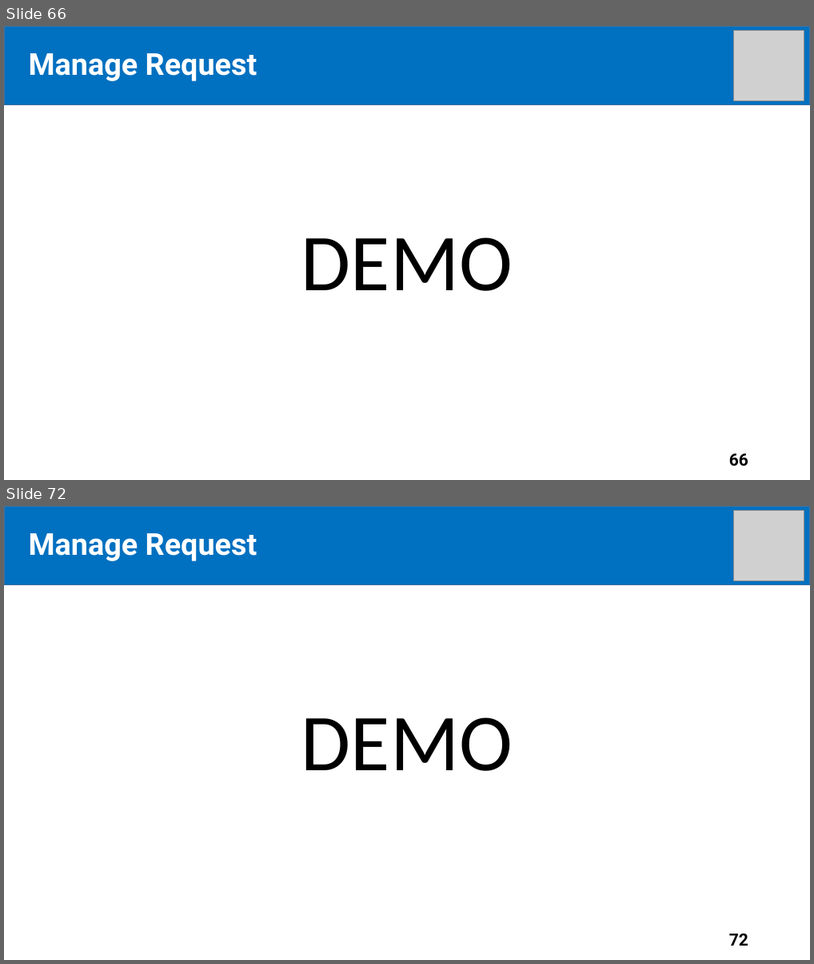
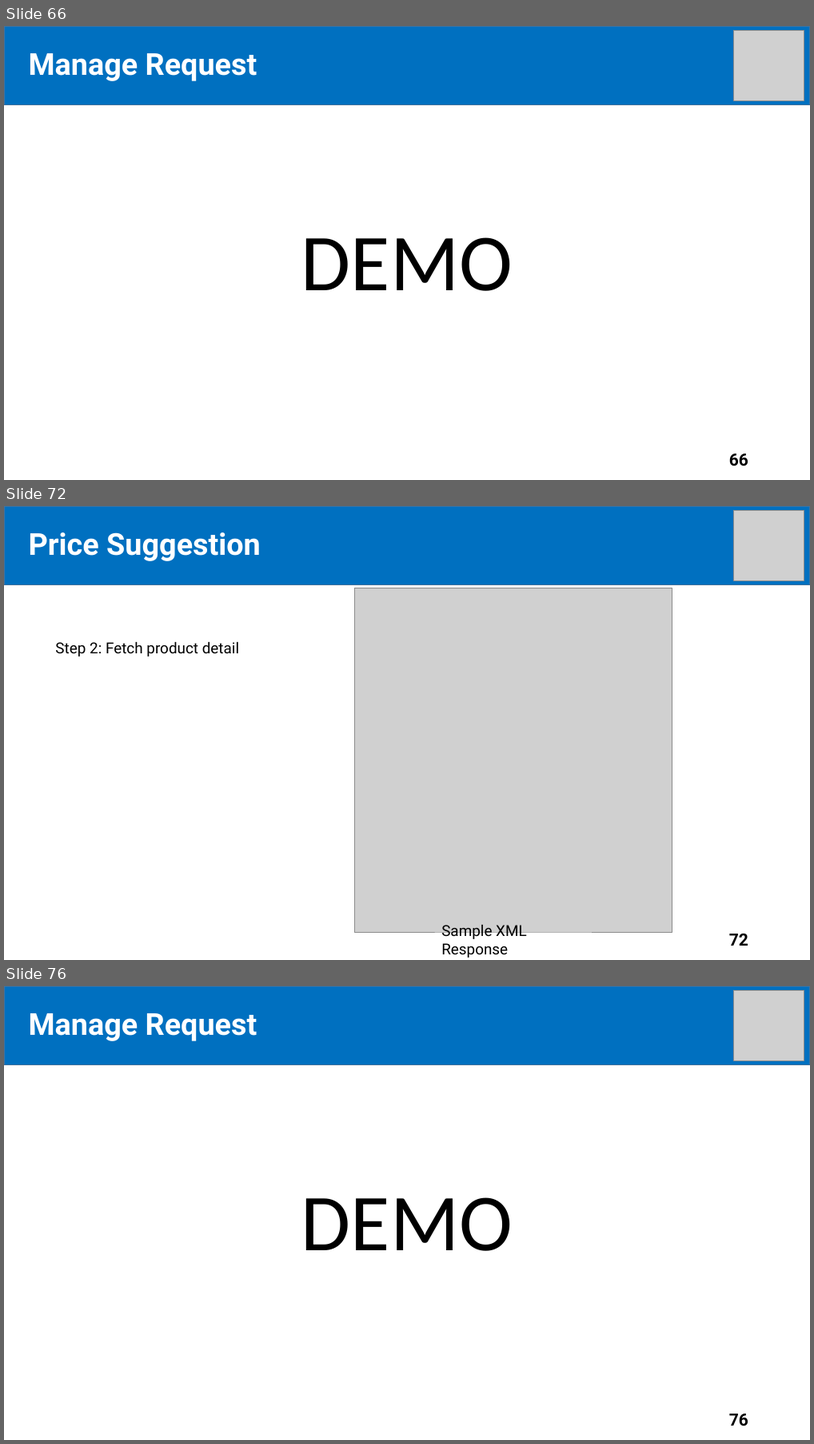
Before and after one commit to tiendan3108/CP, a slide deck: Source/Presentation/PreFinalPresentation.pptx. Shown one above the other, each under a label of ours: slides 66 and 72 before the commit, slides 66, 72 and 76 after it; the slides between them are not shown. The pictures are 814x964 and 814x1444 pixels, drawn with LibreOffice and Linux fonts; fonts in the diff are those of the drawing; grey boxes stand for pictures. Boxes give left, top, right and bottom in pixels: in the first picture for what was removed or moved away, otherwise in the second. Text is boxed around its words. In the diff, an @@ line names an element or a change of style, - is before the commit and + after.

```diff
--- a/Source/Presentation/PreFinalPresentation.pptx
+++ b/Source/Presentation/PreFinalPresentation.pptx
@@ slide 72 added at bbox=[4, 506, 810, 960], background #FFFFFF @@
@@ rectangle added at bbox=[4, 506, 810, 584], fill #0070C0, outline #43739E 1 pt @@
@@ picture added at bbox=[734, 510, 804, 580] @@
@@ text added at bbox=[29, 532, 261, 561], 36 pt, text #FFFFFF, bold @@
+Price Suggestion
@@ title added at bbox=[50, 536, 170, 561], 44 pt, text #FFFFFF, bold @@
+Outline
@@ picture added at bbox=[355, 588, 673, 932] @@
@@ text added at bbox=[55, 641, 239, 656], 18 pt, text #000000 @@
+Step 2: Fetch product detail
@@ text added at bbox=[442, 924, 526, 957], 18 pt, text #000000 @@
+Sample XML Response
@@ page number added at bbox=[730, 933, 749, 945], 20 pt, text #000000, bold @@
+72
@@ what was slide 72 is now slide 76 @@
@@ page number at bbox=[730, 1413, 749, 1426]: text changed @@
-72
+76
```
Also in this commit, not shown: 2 slides changed, 9 other slides added.
